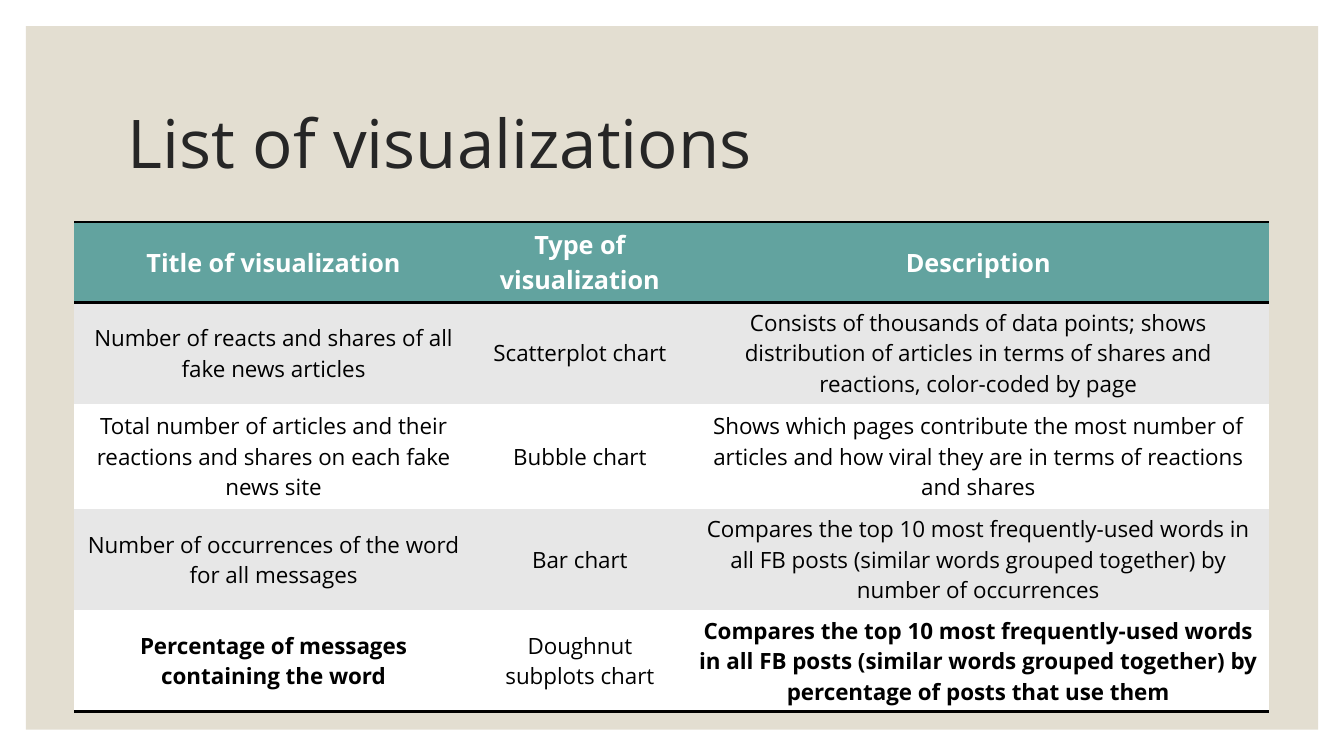
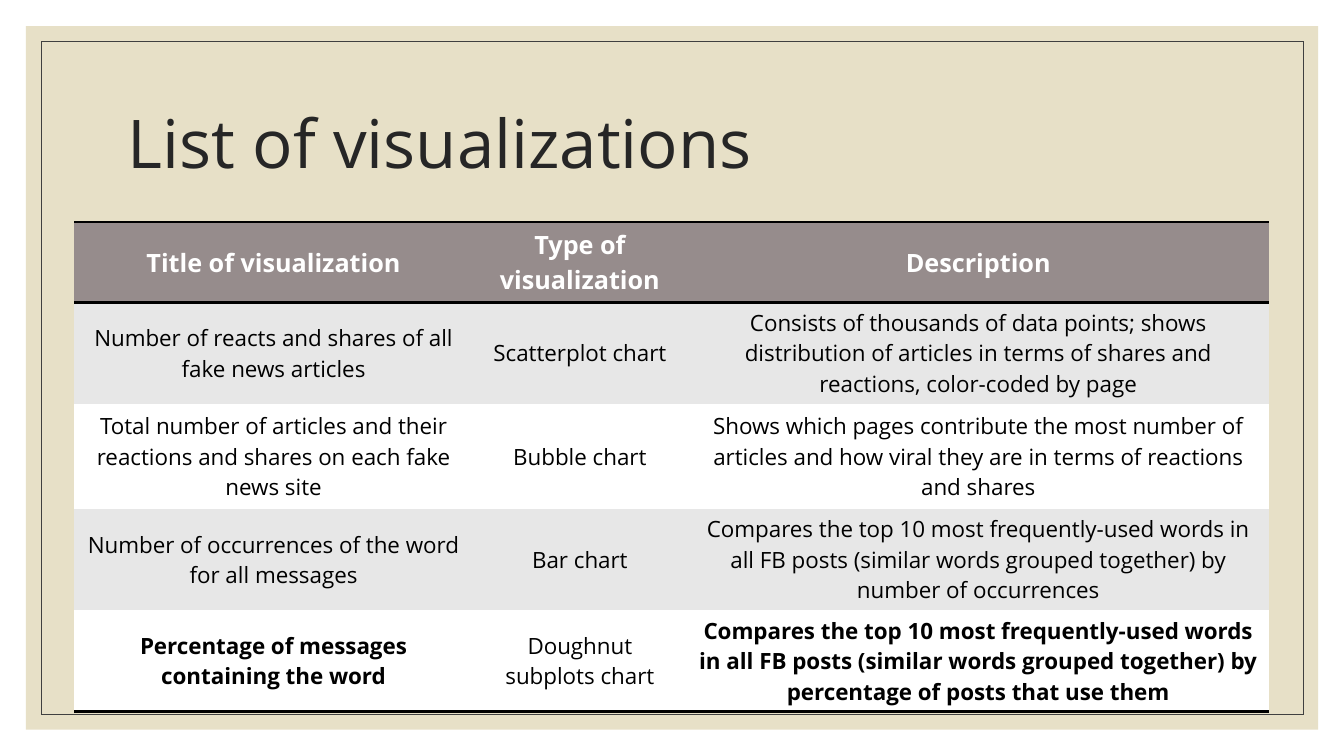
Before and after one commit to beatriceadajar/fake-news, a slide deck: slide 2 of static-visualizations.pptx. Drawn at 1344x756 pixels with LibreOffice and Linux fonts; fonts in the diff are those of the drawing. Boxes give left, top, right and bottom in pixels: in the first picture for what was removed or moved away, otherwise in the second. Text is boxed around its words. In the diff, an @@ line names an element or a change of style, - is before the commit and + after.

Commit message:
Finish static visualizations presentation

```diff
--- a/static-visualizations.pptx
+++ b/static-visualizations.pptx
@@ rectangle at (26,26,1319,730): fill #E3DED1 to #E7E0C7 @@
@@ rectangle added at (41,41,1304,715), outline #404040 0.5 pt @@
@@ table at (75,222,1270,709) @@
@@ fill #62A39F to #968C8C in row 1 @@
```
Also in this commit, not shown: 3 other slides changed.
